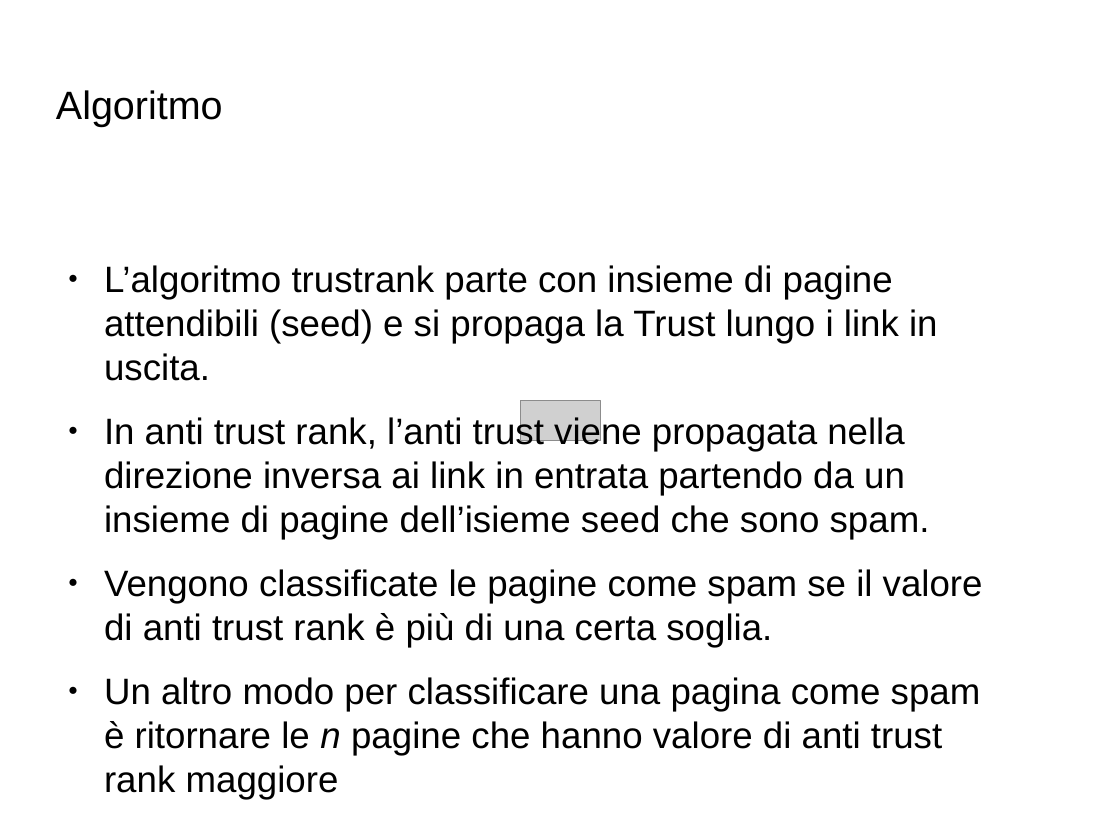
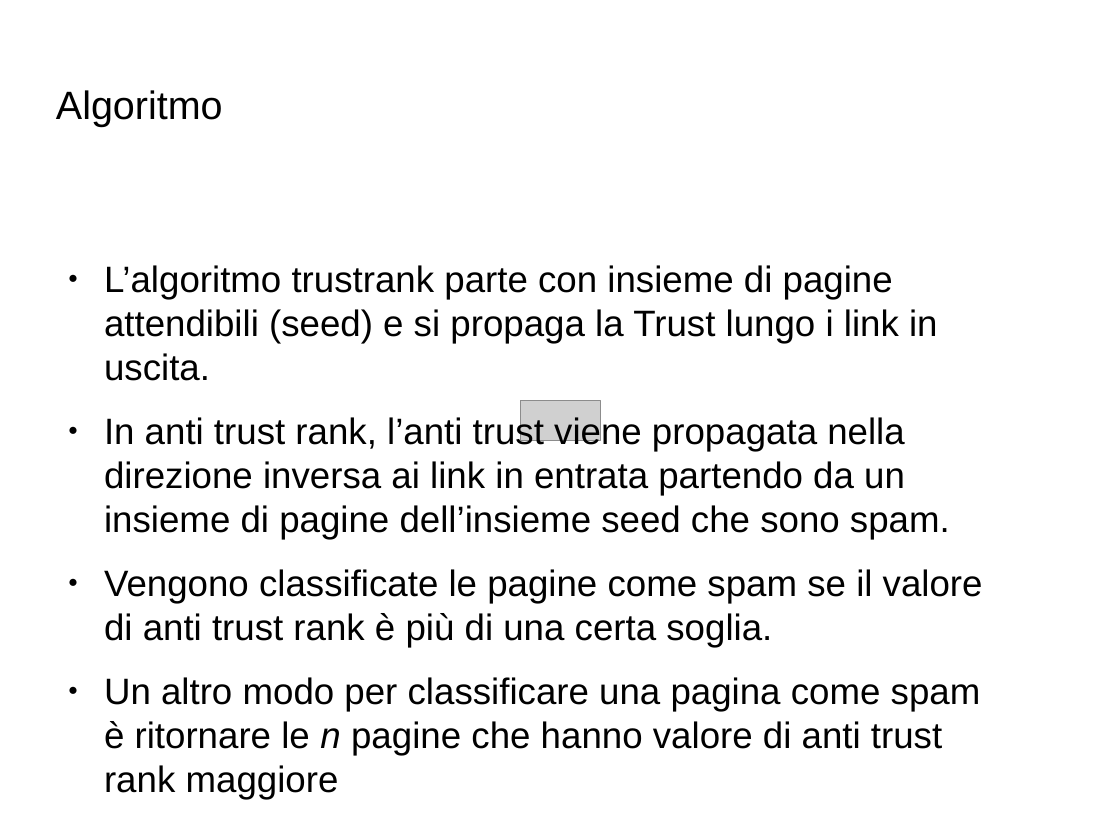
Before and after one commit to Toolanto/presentation, a slide deck: slide 105 of presentazione.odp. Drawn at 1120x840 pixels with LibreOffice and Linux fonts; fonts in the diff are those of the drawing; grey boxes stand for pictures; background and template pictures are left out. Boxes give left, top, right and bottom in pixels: in the first picture for what was removed or moved away, otherwise in the second. Text is boxed around its words. In the diff, an @@ line names an element or a change of style, - is before the commit and + after.

```diff
--- a/presentazione.odp
+++ b/presentazione.odp
@@ text at [104, 416, 950, 540]: text changed @@
-● In anti trust rank, l’anti trust viene propagata nella direzione inversa ai link in entrata partendo da un insieme di pagine dell’isieme seed che sono spam.
+● In anti trust rank, l’anti trust viene propagata nella direzione inversa ai link in entrata partendo da un insieme di pagine dell’insieme seed che sono spam.
```
Also in this commit, not shown: 51 other slides changed, 12 slides added, 4 slides removed, 1 other file.
